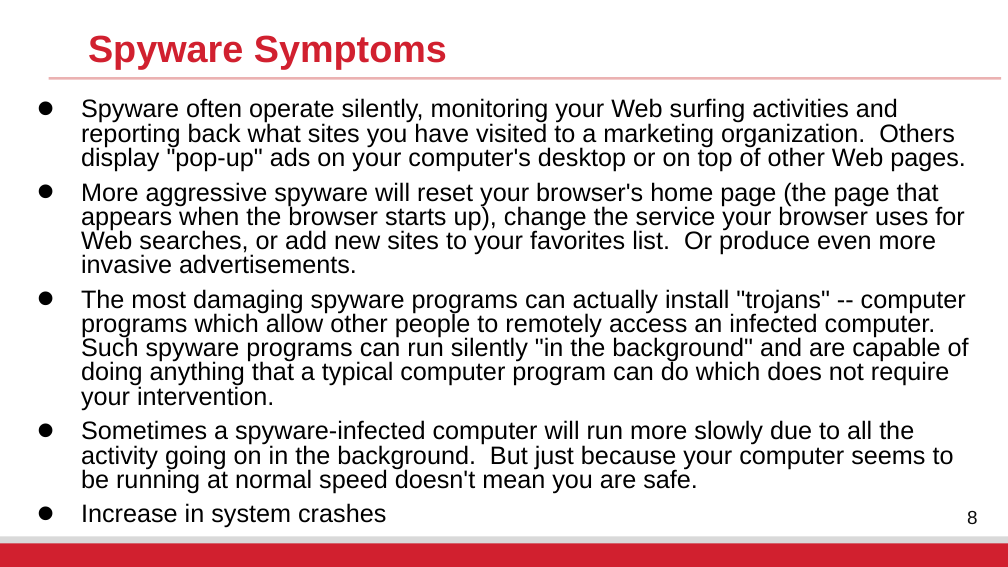
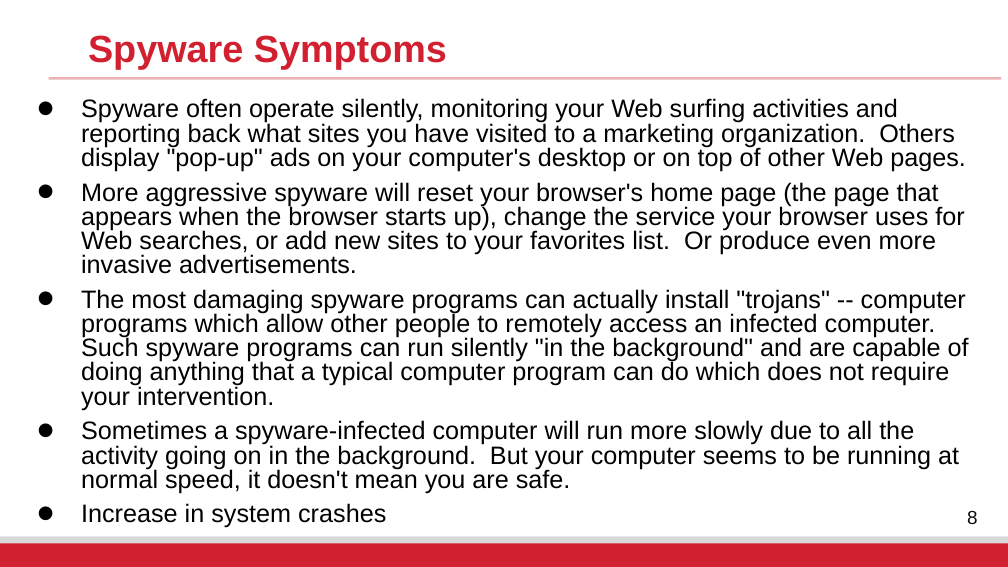
Before and after one commit to fangtian-zhong/fangtian-zhong.github.io, a slide deck: slide 8 of assets/slides/CSCI_591_Malicious_Code_Analysis_12.pptx. Drawn at 1008x567 pixels with LibreOffice and Linux fonts; fonts in the diff are those of the drawing; background and template pictures are left out. Boxes give left, top, right and bottom in pixels: in the first picture for what was removed or moved away, otherwise in the second. Text is boxed around its words. In the diff, an @@ line names an element or a change of style, - is before the commit and + after.

```diff
--- a/assets/slides/CSCI_591_Malicious_Code_Analysis_12.pptx
+++ b/assets/slides/CSCI_591_Malicious_Code_Analysis_12.pptx
@@ text at box(81, 420, 959, 493): text changed @@
-• Sometimes a spyware-infected computer will run more slowly due to all the activity going on in the background. But just because your computer seems to be running at normal speed doesn't mean you are safe.
+• Sometimes a spyware-infected computer will run more slowly due to all the activity going on in the background. But your computer seems to be running at normal speed, it doesn't mean you are safe.
```
Also in this commit, not shown: 10 other slides changed.
